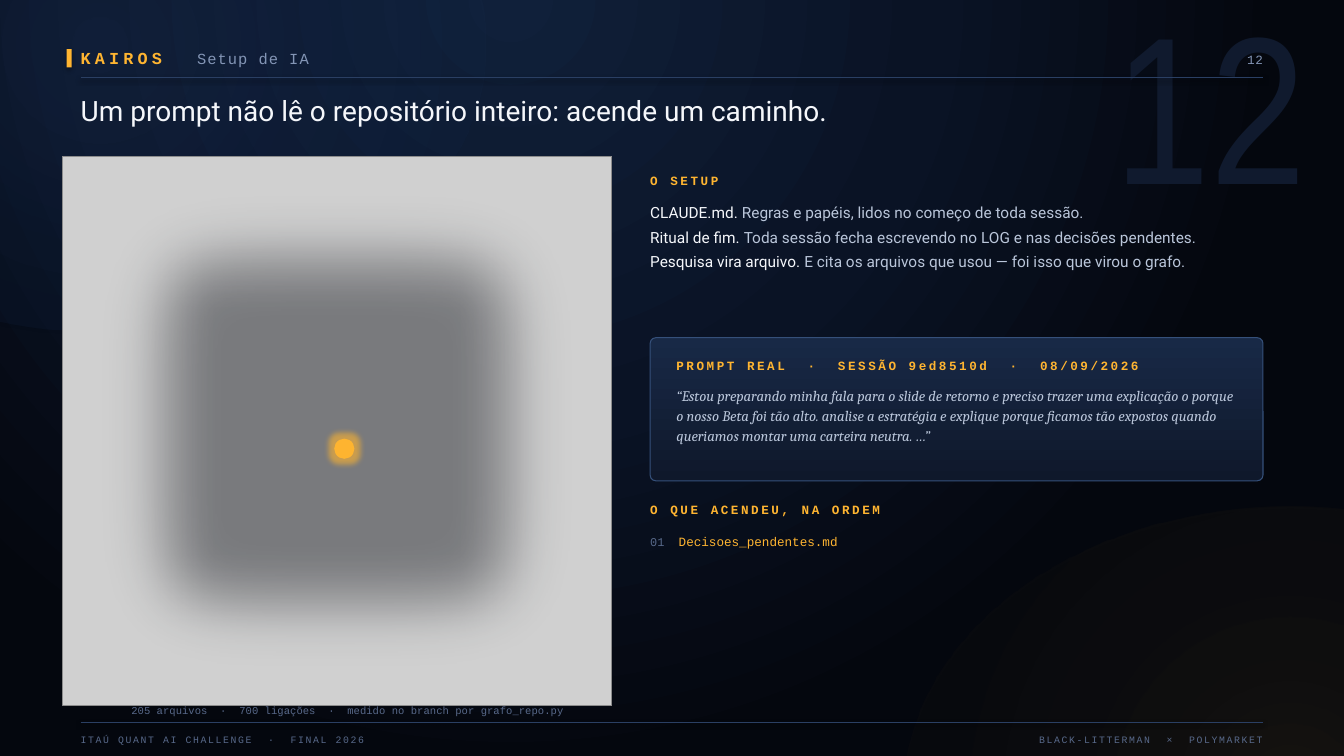
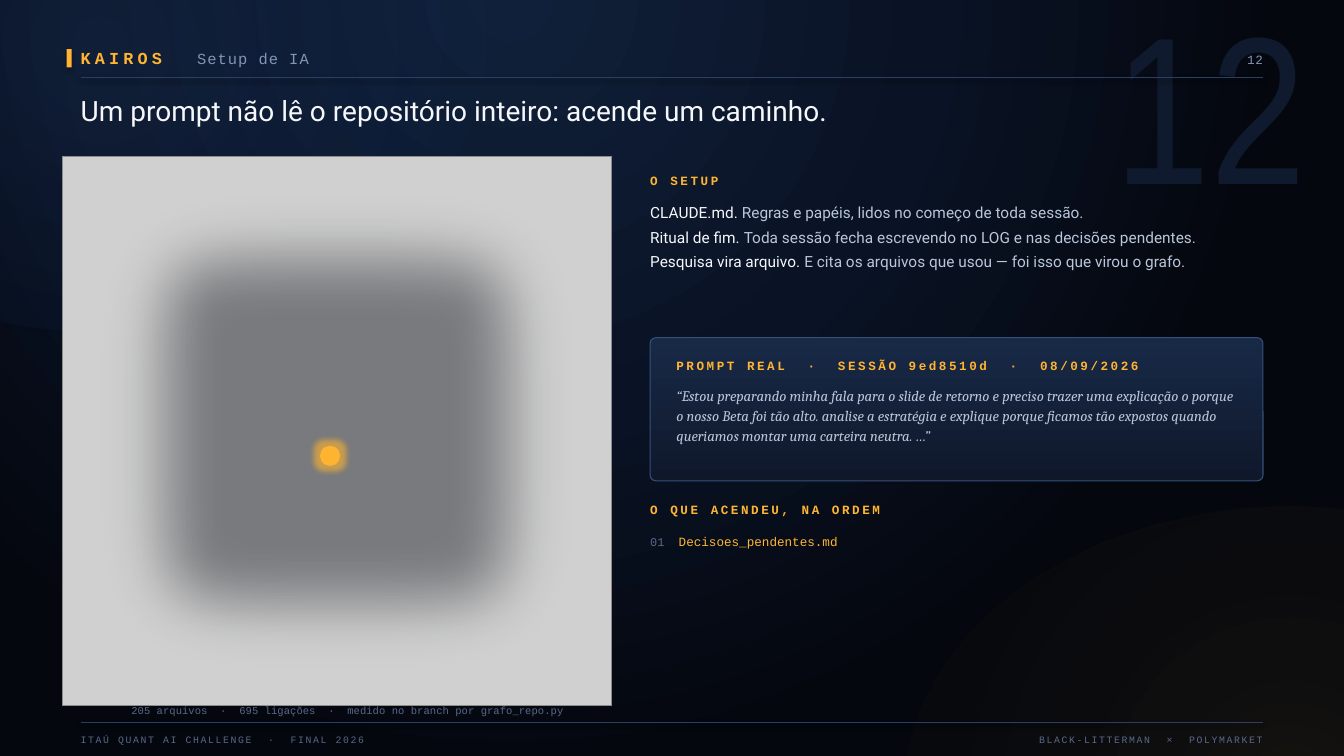
Before and after one commit to liahaller/Desafio-Quant-Itau, a slide deck: slide 5 of Final/Slides_novos.pptx. Drawn at 1344x756 pixels with LibreOffice and Linux fonts; fonts in the diff are those of the drawing; grey boxes stand for pictures. Boxes give left, top, right and bottom in pixels: in the first picture for what was removed or moved away, otherwise in the second. Text is boxed around its words. In the diff, an @@ line names an element or a change of style, - is before the commit and + after.

```diff
--- a/Final/Slides_novos.pptx
+++ b/Final/Slides_novos.pptx
@@ ellipse: place and size @@
-ellipse at (317,421,372,477)
+ellipse at (302,429,358,484)
@@ ellipse: place and size @@
-ellipse at (335,439,355,459)
+ellipse at (320,446,340,466)
@@ text at (131,706,564,716): text changed @@
-205 arquivos · 700 ligações · medido no branch por grafo_repo.py
+205 arquivos · 695 ligações · medido no branch por grafo_repo.py
```
Also in this commit, not shown: 13 other slides changed, 2 other files.
